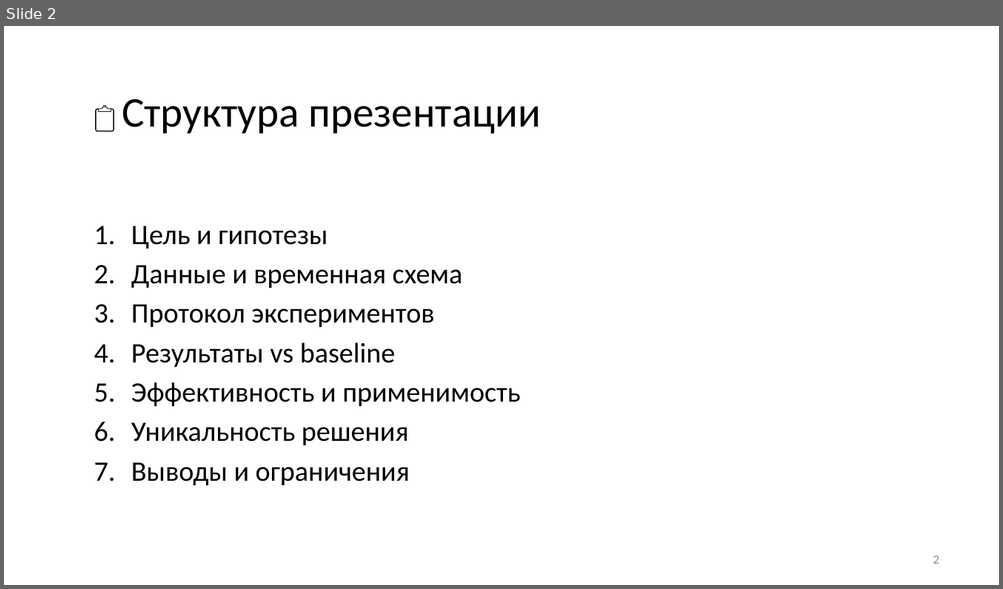
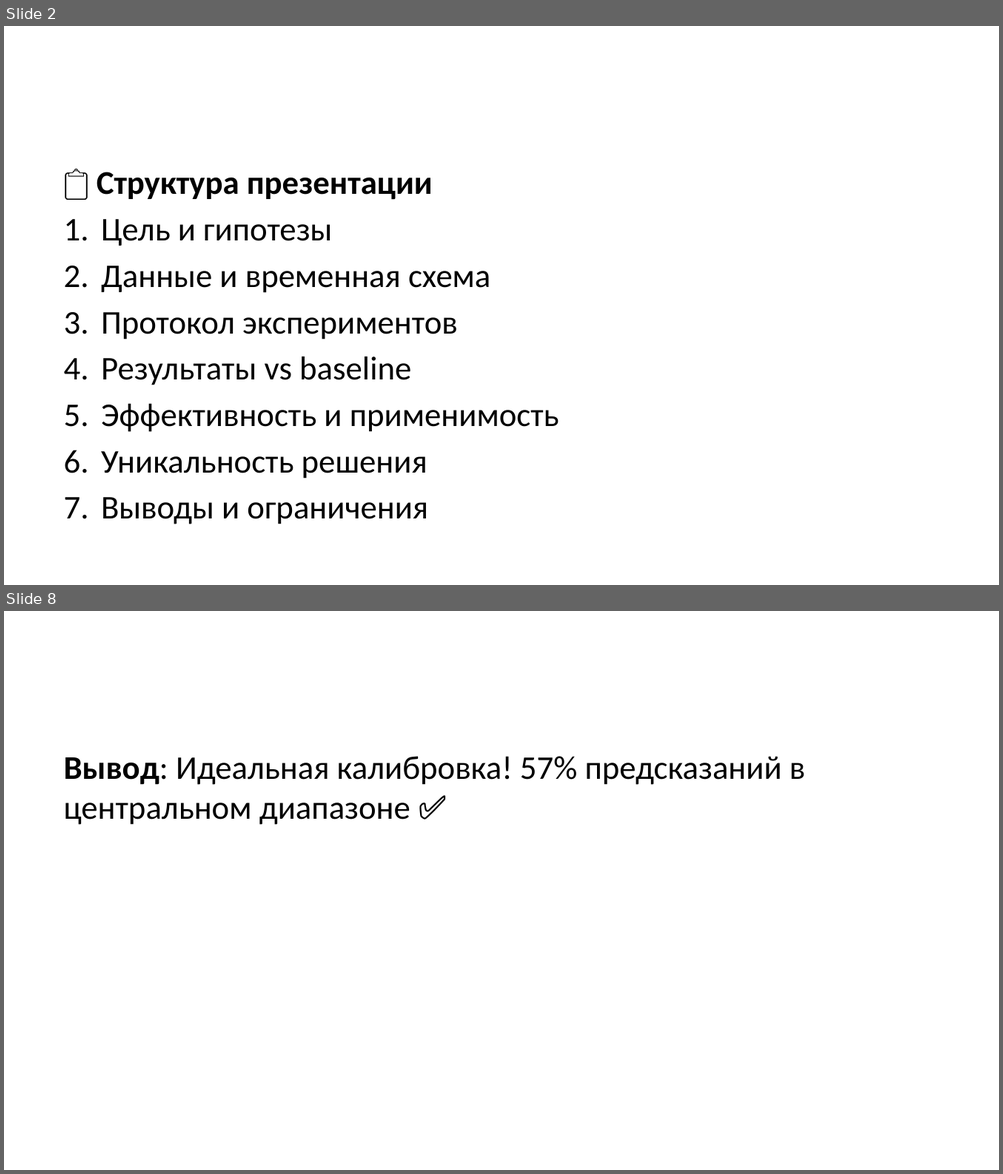
Before and after one commit to sokanaid/finnam-forecast-pulsetech, a slide deck: PITCH_PRESENTATION.pptx. Shown one above the other, each under a label of ours: slide 2 before the commit, slides 2 and 8 after it; the slides between them are not shown. The pictures are 1003x589 and 1003x1174 pixels, drawn with LibreOffice and Linux fonts; fonts in the diff are those of the drawing. Boxes give left, top, right and bottom in pixels: in the first picture for what was removed or moved away, otherwise in the second. Text is boxed around its words. In the diff, an @@ line names an element or a change of style, - is before the commit and + after.

```diff
--- a/PITCH_PRESENTATION.pptx
+++ b/PITCH_PRESENTATION.pptx
@@ slide 8 added at (4, 611, 999, 1170), background #FFFFFF @@
@@ text added at (64, 756, 805, 825), 24 pt, text #000000 @@
+Вывод: Идеальная калибровка! 57% предсказаний в центральном диапазоне ✅
@@ slide 2 changed as well @@
@@ text "📋 Структура презентации": place and size @@
-text "📋 Структура презентации" at (122, 99, 540, 486)
+text "📋 Структура презентации" at (96, 172, 559, 525)
@@ text "📋 Структура презентации" at (96, 172, 559, 525): size 20.4 to 24 pt in "📋", "Цель и гипотезы", "Данные и временная схема", "Протокол экспериментов" and 4 more places; size 30.6 to 24 pt, bold on in "Структура презентации" @@
@@ page number removed at (933, 556, 939, 564) @@
-2
```
Also in this commit, not shown: 8 other slides changed, 7 other slides added, 4 slides removed, 1 other file.
